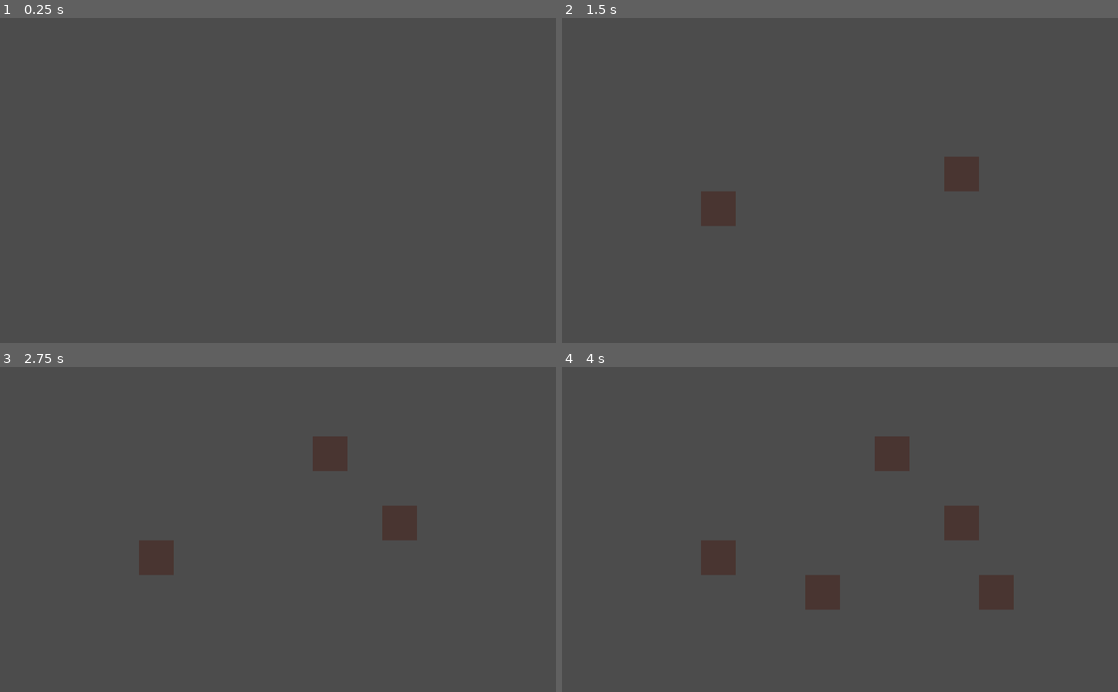
Above: before the commit, frames 1-4 (two rows, left to right).
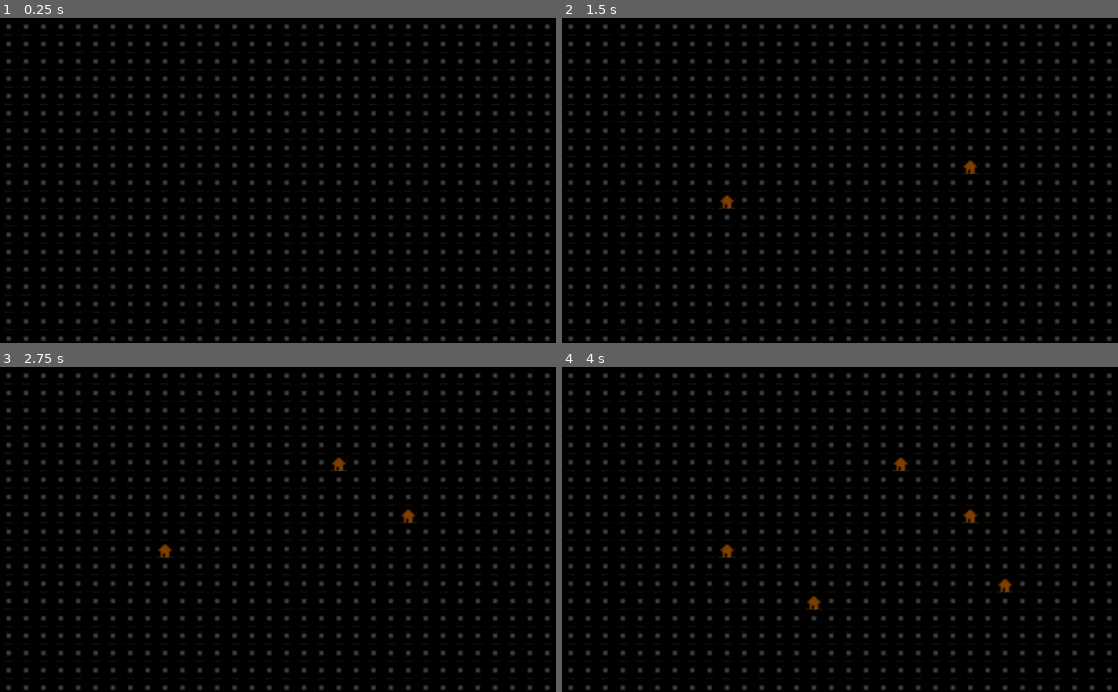
Above: after the commit, the same moments.

Repository: friedev/minieval
Game: Godot game, scene res://Main.tscn
Two runs of this game, one before a commit and one after it. Both use one fixed random seed, a clock stepped at 60 frames per second and the inputs below.
Inputs (mouse positions are in pixels of both pictures, inside the frame that each line leads up to):
- Up to frame 1 (0.25 s): no input
- Up to frame 2 (1.5 s): tap Enter at 0.5 s; move the mouse to (962, 164) at 0.52 s; click (962, 164) at 0.67 s; tap Space at 1.25 s; move the mouse to (728, 196) at 1.27 s; click (728, 196) at 1.42 s
- Up to frame 3 (2.75 s): tap Enter at 2 s; move the mouse to (333, 458) at 2.02 s; click (333, 458) at 2.17 s
- Up to frame 4 (4 s): tap Space at 2.75 s; move the mouse to (812, 594) at 2.77 s; click (812, 594) at 2.92 s; tap Enter at 3.5 s; move the mouse to (1006, 578) at 3.52 s; click (1006, 578) at 3.67 s

The runs differ from the first frame. In frame 1, 97% of the frame differs, in the area x 0-100%, y 0-100%; in frame 2, 97%; in frame 3, 97%; in frame 4, 97%.

Commit message:
Add a temporary pixel art tileset

Diff:
--- a/Main.tscn
+++ b/Main.tscn
@@ -8,7 +8,7 @@
 0/texture = ExtResource( 2 )
 0/tex_offset = Vector2( 0, 0 )
 0/modulate = Color( 1, 1, 1, 1 )
-0/region = Rect2( 0, 0, 64, 64 )
+0/region = Rect2( 0, 0, 8, 8 )
 0/tile_mode = 0
 0/occluder_offset = Vector2( 0, 0 )
 0/navigation_offset = Vector2( 0, 0 )
@@ -22,7 +22,7 @@
 1/texture = ExtResource( 2 )
 1/tex_offset = Vector2( 0, 0 )
 1/modulate = Color( 1, 1, 1, 1 )
-1/region = Rect2( 64, 0, 64, 64 )
+1/region = Rect2( 8, 0, 8, 8 )
 1/tile_mode = 0
 1/occluder_offset = Vector2( 0, 0 )
 1/navigation_offset = Vector2( 0, 0 )
@@ -36,7 +36,7 @@
 2/texture = ExtResource( 2 )
 2/tex_offset = Vector2( 0, 0 )
 2/modulate = Color( 1, 1, 1, 1 )
-2/region = Rect2( 128, 0, 64, 64 )
+2/region = Rect2( 16, 0, 8, 8 )
 2/tile_mode = 0
 2/occluder_offset = Vector2( 0, 0 )
 2/navigation_offset = Vector2( 0, 0 )
@@ -50,7 +50,7 @@
 3/texture = ExtResource( 2 )
 3/tex_offset = Vector2( 0, 0 )
 3/modulate = Color( 1, 1, 1, 1 )
-3/region = Rect2( 192, 0, 64, 64 )
+3/region = Rect2( 24, 0, 8, 8 )
 3/tile_mode = 0
 3/occluder_offset = Vector2( 0, 0 )
 3/navigation_offset = Vector2( 0, 0 )
@@ -64,7 +64,7 @@
 4/texture = ExtResource( 2 )
 4/tex_offset = Vector2( 0, 0 )
 4/modulate = Color( 1, 1, 1, 1 )
-4/region = Rect2( 256, 0, 64, 64 )
+4/region = Rect2( 0, 8, 8, 8 )
 4/tile_mode = 0
 4/occluder_offset = Vector2( 0, 0 )
 4/navigation_offset = Vector2( 0, 0 )
@@ -78,7 +78,7 @@
 5/texture = ExtResource( 2 )
 5/tex_offset = Vector2( 0, 0 )
 5/modulate = Color( 1, 1, 1, 1 )
-5/region = Rect2( 320, 0, 64, 64 )
+5/region = Rect2( 8, 8, 8, 8 )
 5/tile_mode = 0
 5/occluder_offset = Vector2( 0, 0 )
 5/navigation_offset = Vector2( 0, 0 )
@@ -92,7 +92,7 @@
 6/texture = ExtResource( 2 )
 6/tex_offset = Vector2( 0, 0 )
 6/modulate = Color( 1, 1, 1, 1 )
-6/region = Rect2( 384, 0, 64, 64 )
+6/region = Rect2( 16, 8, 8, 8 )
 6/tile_mode = 0
 6/occluder_offset = Vector2( 0, 0 )
 6/navigation_offset = Vector2( 0, 0 )
@@ -106,7 +106,7 @@
 7/texture = ExtResource( 2 )
 7/tex_offset = Vector2( 0, 0 )
 7/modulate = Color( 1, 1, 1, 1 )
-7/region = Rect2( 448, 0, 64, 64 )
+7/region = Rect2( 24, 8, 8, 8 )
 7/tile_mode = 0
 7/occluder_offset = Vector2( 0, 0 )
 7/navigation_offset = Vector2( 0, 0 )
@@ -120,7 +120,7 @@
 8/texture = ExtResource( 2 )
 8/tex_offset = Vector2( 0, 0 )
 8/modulate = Color( 1, 1, 1, 1 )
-8/region = Rect2( 512, 0, 64, 64 )
+8/region = Rect2( 0, 16, 8, 8 )
 8/tile_mode = 0
 8/occluder_offset = Vector2( 0, 0 )
 8/navigation_offset = Vector2( 0, 0 )
@@ -134,7 +134,7 @@
 9/texture = ExtResource( 2 )
 9/tex_offset = Vector2( 0, 0 )
 9/modulate = Color( 1, 1, 1, 1 )
-9/region = Rect2( 0, 64, 64, 64 )
+9/region = Rect2( 8, 16, 8, 8 )
 9/tile_mode = 0
 9/occluder_offset = Vector2( 0, 0 )
 9/navigation_offset = Vector2( 0, 0 )
@@ -148,7 +148,7 @@
 10/texture = ExtResource( 2 )
 10/tex_offset = Vector2( 0, 0 )
 10/modulate = Color( 1, 1, 1, 1 )
-10/region = Rect2( 64, 64, 64, 64 )
+10/region = Rect2( 16, 16, 8, 8 )
 10/tile_mode = 0
 10/occluder_offset = Vector2( 0, 0 )
 10/navigation_offset = Vector2( 0, 0 )
@@ -162,7 +162,7 @@
 11/texture = ExtResource( 2 )
 11/tex_offset = Vector2( 0, 0 )
 11/modulate = Color( 1, 1, 1, 1 )
-11/region = Rect2( 128, 64, 64, 64 )
+11/region = Rect2( 24, 16, 8, 8 )
 11/tile_mode = 0
 11/occluder_offset = Vector2( 0, 0 )
 11/navigation_offset = Vector2( 0, 0 )
@@ -176,7 +176,7 @@
 12/texture = ExtResource( 2 )
 12/tex_offset = Vector2( 0, 0 )
 12/modulate = Color( 1, 1, 1, 1 )
-12/region = Rect2( 192, 64, 64, 64 )
+12/region = Rect2( 0, 24, 8, 8 )
 12/tile_mode = 0
 12/occluder_offset = Vector2( 0, 0 )
 12/navigation_offset = Vector2( 0, 0 )
@@ -190,7 +190,7 @@
 13/texture = ExtResource( 2 )
 13/tex_offset = Vector2( 0, 0 )
 13/modulate = Color( 1, 1, 1, 1 )
-13/region = Rect2( 256, 64, 64, 64 )
+13/region = Rect2( 8, 24, 8, 8 )
 13/tile_mode = 0
 13/occluder_offset = Vector2( 0, 0 )
 13/navigation_offset = Vector2( 0, 0 )
@@ -204,7 +204,7 @@
 14/texture = ExtResource( 2 )
 14/tex_offset = Vector2( 0, 0 )
 14/modulate = Color( 1, 1, 1, 1 )
-14/region = Rect2( 320, 64, 64, 64 )
+14/region = Rect2( 16, 24, 8, 8 )
 14/tile_mode = 0
 14/occluder_offset = Vector2( 0, 0 )
 14/navigation_offset = Vector2( 0, 0 )
@@ -218,7 +218,7 @@
 15/texture = ExtResource( 2 )
 15/tex_offset = Vector2( 0, 0 )
 15/modulate = Color( 1, 1, 1, 1 )
-15/region = Rect2( 384, 64, 64, 64 )
+15/region = Rect2( 24, 24, 8, 8 )
 15/tile_mode = 0
 15/occluder_offset = Vector2( 0, 0 )
 15/navigation_offset = Vector2( 0, 0 )
@@ -228,179 +228,19 @@
 15/shape_one_way_margin = 0.0
 15/shapes = [  ]
 15/z_index = 0
-16/name = "tilesheet.png 16"
-16/texture = ExtResource( 2 )
-16/tex_offset = Vector2( 0, 0 )
-16/modulate = Color( 1, 1, 1, 1 )
-16/region = Rect2( 448, 64, 64, 64 )
-16/tile_mode = 0
-16/occluder_offset = Vector2( 0, 0 )
-16/navigation_offset = Vector2( 0, 0 )
-16/shape_offset = Vector2( 0, 0 )
-16/shape_transform = Transform2D( 1, 0, 0, 1, 0, 0 )
-16/shape_one_way = false
-16/shape_one_way_margin = 0.0
-16/shapes = [  ]
-16/z_index = 0
-17/name = "tilesheet.png 17"
-17/texture = ExtResource( 2 )
-17/tex_offset = Vector2( 0, 0 )
-17/modulate = Color( 1, 1, 1, 1 )
-17/region = Rect2( 512, 64, 64, 64 )
-17/tile_mode = 0
-17/occluder_offset = Vector2( 0, 0 )
-17/navigation_offset = Vector2( 0, 0 )
-17/shape_offset = Vector2( 0, 0 )
-17/shape_transform = Transform2D( 1, 0, 0, 1, 0, 0 )
-17/shape_one_way = false
-17/shape_one_way_margin = 0.0
-17/shapes = [  ]
-17/z_index = 0
-18/name = "tilesheet.png 18"
-18/texture = ExtResource( 2 )
-18/tex_offset = Vector2( 0, 0 )
-18/modulate = Color( 1, 1, 1, 1 )
-18/region = Rect2( 0, 128, 64, 64 )
-18/tile_mode = 0
-18/occluder_offset = Vector2( 0, 0 )
-18/navigation_offset = Vector2( 0, 0 )
-18/shape_offset = Vector2( 0, 0 )
-18/shape_transform = Transform2D( 1, 0, 0, 1, 0, 0 )
-18/shape_one_way = false
-18/shape_one_way_margin = 0.0
-18/shapes = [  ]
-18/z_index = 0
-19/name = "tilesheet.png 19"
-19/texture = ExtResource( 2 )
-19/tex_offset = Vector2( 0, 0 )
-19/modulate = Color( 1, 1, 1, 1 )
-19/region = Rect2( 64, 128, 64, 64 )
-19/tile_mode = 0
-19/occluder_offset = Vector2( 0, 0 )
-19/navigation_offset = Vector2( 0, 0 )
-19/shape_offset = Vector2( 0, 0 )
-19/shape_transform = Transform2D( 1, 0, 0, 1, 0, 0 )
-19/shape_one_way = false
-19/shape_one_way_margin = 0.0
-19/shapes = [  ]
-19/z_index = 0
-20/name = "tilesheet.png 20"
-20/texture = ExtResource( 2 )
-20/tex_offset = Vector2( 0, 0 )
-20/modulate = Color( 1, 1, 1, 1 )
-20/region = Rect2( 128, 128, 64, 64 )
-20/tile_mode = 0
-20/occluder_offset = Vector2( 0, 0 )
-20/navigation_offset = Vector2( 0, 0 )
-20/shape_offset = Vector2( 0, 0 )
-20/shape_transform = Transform2D( 1, 0, 0, 1, 0, 0 )
-20/shape_one_way = false
-20/shape_one_way_margin = 0.0
-20/shapes = [  ]
-20/z_index = 0
-21/name = "tilesheet.png 21"
-21/texture = ExtResource( 2 )
-21/tex_offset = Vector2( 0, 0 )
-21/modulate = Color( 1, 1, 1, 1 )
-21/region = Rect2( 192, 128, 64, 64 )
-21/tile_mode = 0
-21/occluder_offset = Vector2( 0, 0 )
-21/navigation_offset = Vector2( 0, 0 )
-21/shape_offset = Vector2( 0, 0 )
-21/shape_transform = Transform2D( 1, 0, 0, 1, 0, 0 )
-21/shape_one_way = false
-21/shape_one_way_margin = 0.0
-21/shapes = [  ]
-21/z_index = 0
-22/name = "tilesheet.png 22"
-22/texture = ExtResource( 2 )
-22/tex_offset = Vector2( 0, 0 )
-22/modulate = Color( 1, 1, 1, 1 )
-22/region = Rect2( 256, 128, 64, 64 )
-22/tile_mode = 0
-22/occluder_offset = Vector2( 0, 0 )
-22/navigation_offset = Vector2( 0, 0 )
-22/shape_offset = Vector2( 0, 0 )
-22/shape_transform = Transform2D( 1, 0, 0, 1, 0, 0 )
-22/shape_one_way = false
-22/shape_one_way_margin = 0.0
-22/shapes = [  ]
-22/z_index = 0
-23/name = "tilesheet.png 23"
-23/texture = ExtResource( 2 )
-23/tex_offset = Vector2( 0, 0 )
-23/modulate = Color( 1, 1, 1, 1 )
-23/region = Rect2( 320, 128, 64, 64 )
-23/tile_mode = 0
-23/occluder_offset = Vector2( 0, 0 )
-23/navigation_offset = Vector2( 0, 0 )
-23/shape_offset = Vector2( 0, 0 )
-23/shape_transform = Transform2D( 1, 0, 0, 1, 0, 0 )
-23/shape_one_way = false
-23/shape_one_way_margin = 0.0
-23/shapes = [  ]
-23/z_index = 0
-24/name = "tilesheet.png 24"
-24/texture = ExtResource( 2 )
-24/tex_offset = Vector2( 0, 0 )
-24/modulate = Color( 1, 1, 1, 1 )
-24/region = Rect2( 384, 128, 64, 64 )
-24/tile_mode = 0
-24/occluder_offset = Vector2( 0, 0 )
-24/navigation_offset = Vector2( 0, 0 )
-24/shape_offset = Vector2( 0, 0 )
-24/shape_transform = Transform2D( 1, 0, 0, 1, 0, 0 )
-24/shape_one_way = false
-24/shape_one_way_margin = 0.0
-24/shapes = [  ]
-24/z_index = 0
-25/name = "tilesheet.png 25"
-25/texture = ExtResource( 2 )
-25/tex_offset = Vector2( 0, 0 )
-25/modulate = Color( 1, 1, 1, 1 )
-25/region = Rect2( 448, 128, 64, 64 )
-25/tile_mode = 0
-25/occluder_offset = Vector2( 0, 0 )
-25/navigation_offset = Vector2( 0, 0 )
-25/shape_offset = Vector2( 0, 0 )
-25/shape_transform = Transform2D( 1, 0, 0, 1, 0, 0 )
-25/shape_one_way = false
-25/shape_one_way_margin = 0.0
-25/shapes = [  ]
-25/z_index = 0
-26/name = "tilesheet.png 26"
-26/texture = ExtResource( 2 )
-26/tex_offset = Vector2( 0, 0 )
-26/modulate = Color( 1, 1, 1, 1 )
-26/region = Rect2( 512, 128, 64, 64 )
-26/tile_mode = 0
-26/occluder_offset = Vector2( 0, 0 )
-26/navigation_offset = Vector2( 0, 0 )
-26/shape_offset = Vector2( 0, 0 )
-26/shape_transform = Transform2D( 1, 0, 0, 1, 0, 0 )
-26/shape_one_way = false
-26/shape_one_way_margin = 0.0
-26/shapes = [  ]
-26/z_index = 0
-27/name = "tilesheet.png 27"
-27/texture = ExtResource( 2 )
-27/tex_offset = Vector2( 0, 0 )
-27/modulate = Color( 1, 1, 1, 1 )
-27/region = Rect2( 0, 0, 64, 64 )
-27/tile_mode = 0
-27/occluder_offset = Vector2( 0, 0 )
-27/navigation_offset = Vector2( 0, 0 )
-27/shape_offset = Vector2( 0, 0 )
-27/shape_transform = Transform2D( 1, 0, 0, 1, 0, 0 )
-27/shape_one_way = false
-27/shape_one_way_margin = 0.0
-27/shapes = [  ]
-27/z_index = 0
 
 [node name="Root" type="Node2D"]
 
 [node name="TileMap" type="TileMap" parent="."]
 tile_set = SubResource( 1 )
+cell_size = Vector2( 8, 8 )
+cell_quadrant_size = 8
+cell_custom_transform = Transform2D( 0, 0, 0, 0, 0, 0 )
 cell_y_sort = true
 format = 1
 script = ExtResource( 1 )
+
+[node name="Camera2D" type="Camera2D" parent="."]
+position = Vector2( 128, 75 )
+current = true
+zoom = Vector2( 0.25, 0.25 )
--- a/TileMap.gd
+++ b/TileMap.gd
@@ -7,11 +7,10 @@
 
 
 # Called when the node enters the scene tree for the first time.
-#func _ready():
-	# Sample cell initialization
-	#for x in range(0, 15):
-	#	for y in range(0, 8):
-	#		self.set_cell(x, y, (x + y) % 27)
+func _ready():
+	for x in range(0, 64):
+		for y in range(0, 32):
+			self.set_cell(x, y, 0)
 
 
 # Called every frame. 'delta' is the elapsed time since the previous frame.
@@ -21,8 +20,8 @@
 func _input(event):
 	# Handle mouse clicks (and not unclicks)
 	if event is InputEventMouseButton and event.pressed:
-		var cellv = (event.position / 64).floor()
+		var cellv = (event.position / 32).floor()
 		var id = self.get_cellv(cellv)
 		# Increment cell ID on LMB, otherwise clear cell
-		var new_id = (id + 1) % 27 if event.button_index == 1 else -1
+		var new_id = (id + 1) % 16 if event.button_index == 1 else 0
 		self.set_cellv(cellv, new_id)
Binary file changed: tilesheet.png
